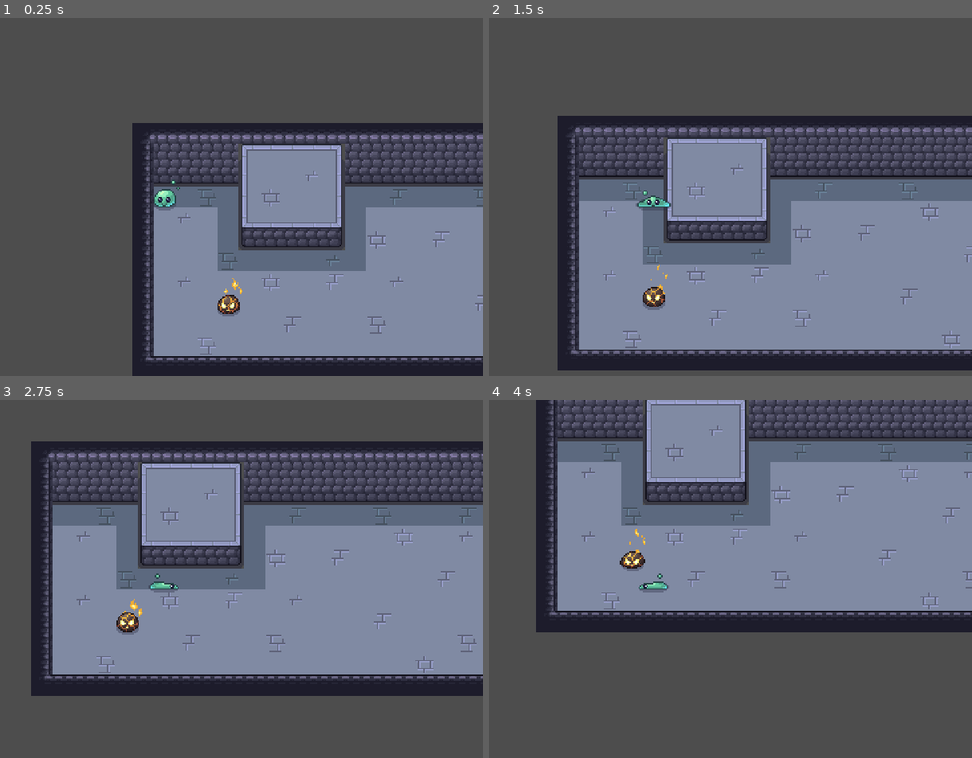
Above: before the commit, frames 1-4 (two rows, left to right).
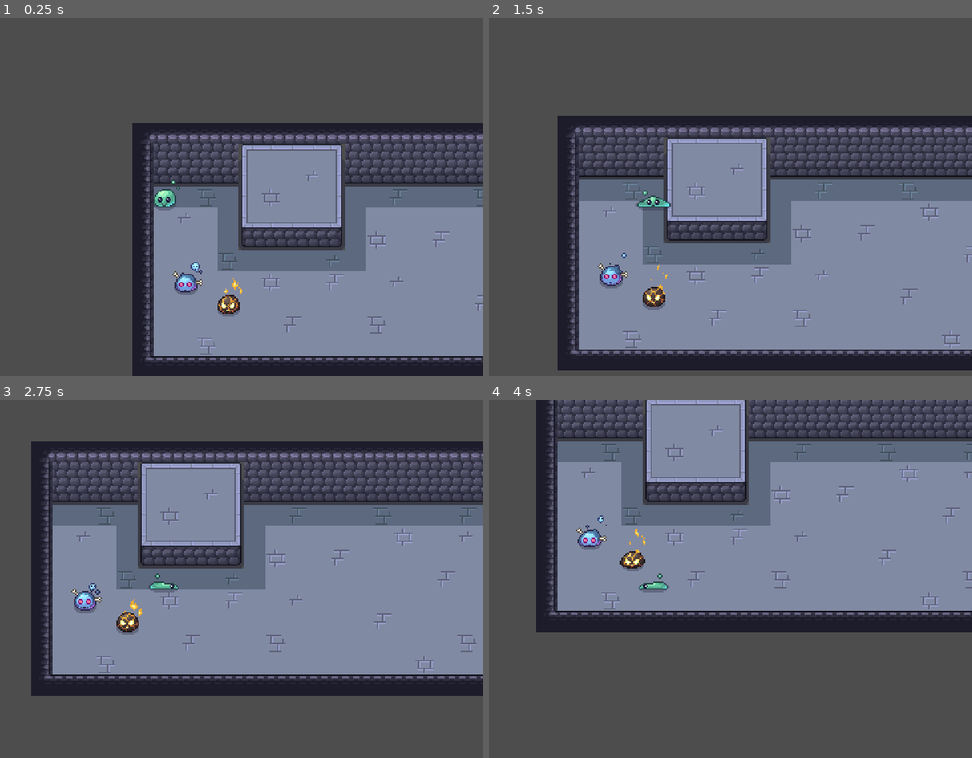
Above: after the commit, the same moments.

Repository: Sidd-T/music-puzzle-2d-rpg
Game: Godot game, scene res://world.tscn
The game is run twice, just before and just after one commit, with the same random seed, the same clock (stepped at 60 frames per second) and the same inputs.
Inputs (mouse positions are in pixels of both pictures, inside the frame that each line leads up to):
- Up to frame 1 (0.25 s): no input
- Up to frame 2 (1.5 s): move the mouse to (793, 179) at 0.52 s; hold Right (ui_right) 0.53-1.28 s; hold 1 (note_1) 0.53-1.28 s; click (793, 179) at 0.67 s; move the mouse to (527, 214) at 1.27 s; hold Down (ui_down) from 1.28 s (still down); tap 2 (note_2) at 1.35 s
- Up to frame 3 (2.75 s): move the mouse to (227, 500) at 2.02 s; release Down (ui_down) at 2.03 s; hold Right (ui_right) from 2.03 s (still down); hold 3 (note_3) from 2.03 s (still down)
- Up to frame 4 (4 s): move the mouse to (619, 650) at 2.77 s; release Right (ui_right) at 2.78 s; release 3 (note_3) at 2.78 s; hold Up (ui_up) 2.78-3.53 s; tap 4 (note_4) at 2.85 s; click (619, 650) at 2.92 s; move the mouse to (846, 632) at 3.52 s; hold Left (ui_left) from 3.53 s (still down); hold 5 (note_5) from 3.53 s (still down)

The runs differ from the first frame. In frame 1, 0.3% of the frame differs, in the area x 35-42%, y 68-78%; in frame 2, 0.3%; in frame 3, 0.3%, in the area x 14-22%, y 51-60%; in frame 4, 0.3%.

Commit message:
added basic functionalty for pushable items

Diff:
--- a/field/gamepiece/gamepiece.gd
+++ b/field/gamepiece/gamepiece.gd
@@ -62,6 +62,7 @@
 # boolean statuses
 var is_moving: bool
 var is_colliding: bool = false
+var is_pushing: bool = false
 
 func _ready() -> void:
 	# To begin, we update the godot editor to show warnings
@@ -191,8 +192,9 @@
 		is_moving = false
 		return
 
-	# overwrite colliision from any previous movement attempt
+	# overwrite collision and pushing from any previous movement attempt
 	is_colliding = false
+	is_pushing = false
 
 	# Get target position (in pixels)
 	target_position = tile_map_layer.map_to_local(curr_path.front())
@@ -205,7 +207,7 @@
 	ray_cast.target_position = dir * TILE_SIZE
 	_get_collision()
 
-	if !is_colliding:
+	if !is_colliding or is_pushing:
 		# Move the Gamepiece, but not the actual sprite, that's in physics process
 		var orig_position := global_position
 		global_position = target_position
@@ -355,12 +357,22 @@
 ## This function is meant to be overriden in child classes to do more stuff
 func _handle_collision() -> void:
 	is_colliding = true
-	_end_movement()
+	var collider = ray_cast.get_collider()
+	if collider is Area2D:
+		# Get the parent of the Area2D to check if it belongs to a Pushable
+		var collider_gamepiece = collider.get_parent()  # This should be the Gamepiece
+		if collider_gamepiece is Pushable:
+			if collider_gamepiece.can_move(dir):
+				is_pushing = true
+				print(is_pushing)
+				collider_gamepiece.step(dir)
+
+	if !is_pushing:
+		_end_movement()
 
 ## Used for any child classes to do anything on each step taken
 func _took_step() -> void:
 	curr_tile = tile_map_layer.local_to_map(global_position)
-	pass
 
 ## Used for any child classes to do anything on each direction update
 func _direction_updated() -> void:
--- /dev/null
+++ b/field/pushable/pushable.gd
@@ -0,0 +1,43 @@
+## A class that extends [Gamepieces] to allow for pushability
+##
+## This class has [member is_pushable] which is a bool to indicate
+## If this Gamepiece is pushable. The [method can_move] method checks
+## for a raycast collision and walkability for the next tile
+class_name Pushable extends Gamepiece
+
+@onready var animation_tree = $AnimationTree
+@onready var animation_state = animation_tree.get("parameters/playback")
+
+## Whether this Gamepiece can be pushed
+var is_pushable: bool
+
+## This function will check the raycast collision and walkability
+## of a target tile in the direction given, and update [member is_pushable] [br][br]
+## [param direction] Should be [Vector2], this is the direction we are trying to push this Gamepiece
+func can_move(direction: Vector2) -> bool:
+
+	is_pushable = true
+
+	# Check raycast collision
+	ray_cast.target_position = direction * TILE_SIZE
+	ray_cast.force_raycast_update()
+	if ray_cast.is_colliding():
+		is_pushable = false
+
+	# Check tile walkability
+	var target_pushable_tile := tile_map_layer.local_to_map(global_position + ray_cast.target_position)
+	var tile_data := tile_map_layer.get_cell_tile_data(target_pushable_tile)
+	if tile_data == null or not tile_data.get_custom_data("walkable"):
+		is_pushable = false
+
+	return is_pushable
+
+func _process(_delta: float) -> void:
+
+	animation_tree.set("parameters/Idle/blend_position", dir)
+	animation_tree.set("parameters/Walk/blend_position", dir)
+
+	if is_moving:
+		animation_state.travel("Walk")
+	else:
+		animation_state.travel("Idle")
--- /dev/null
+++ b/field/pushable/test_pushable.gd
@@ -0,0 +1,11 @@
+extends "res://field/pushable/pushable.gd"
+
+
+# Called when the node enters the scene tree for the first time.
+func _ready() -> void:
+	pass # Replace with function body.
+
+
+# Called every frame. 'delta' is the elapsed time since the previous frame.
+func _process(delta: float) -> void:
+	pass
--- /dev/null
+++ b/field/pushable/test_pushable.tscn
@@ -0,0 +1,205 @@
+[gd_scene load_steps=29 format=3 uid="uid://d35dofaj4cevl"]
+
+[ext_resource type="Script" uid="uid://cab8r2th8bfmf" path="res://field/pushable/pushable.gd" id="1_ne11a"]
+[ext_resource type="Texture2D" uid="uid://bdyo1onowc8u4" path="res://assets/enemies/Slime2/With_shadow/Slime2_Idle_with_shadow.png" id="2_merkx"]
+
+[sub_resource type="AtlasTexture" id="AtlasTexture_hebfx"]
+atlas = ExtResource("2_merkx")
+region = Rect2(0, 0, 64, 64)
+
+[sub_resource type="AtlasTexture" id="AtlasTexture_i7arv"]
+atlas = ExtResource("2_merkx")
+region = Rect2(64, 0, 64, 64)
+
+[sub_resource type="AtlasTexture" id="AtlasTexture_02psg"]
+atlas = ExtResource("2_merkx")
+region = Rect2(128, 0, 64, 64)
+
+[sub_resource type="AtlasTexture" id="AtlasTexture_ueiq1"]
+atlas = ExtResource("2_merkx")
+region = Rect2(192, 0, 64, 64)
+
+[sub_resource type="AtlasTexture" id="AtlasTexture_xxyuo"]
+atlas = ExtResource("2_merkx")
+region = Rect2(256, 0, 64, 64)
+
+[sub_resource type="AtlasTexture" id="AtlasTexture_kjbxv"]
+atlas = ExtResource("2_merkx")
+region = Rect2(320, 0, 64, 64)
+
+[sub_resource type="SpriteFrames" id="SpriteFrames_uu515"]
+animations = [{
+"frames": [{
+"duration": 1.0,
+"texture": SubResource("AtlasTexture_hebfx")
+}, {
+"duration": 1.0,
+"texture": SubResource("AtlasTexture_i7arv")
+}, {
+"duration": 1.0,
+"texture": SubResource("AtlasTexture_02psg")
+}, {
+"duration": 1.0,
+"texture": SubResource("AtlasTexture_ueiq1")
+}, {
+"duration": 1.0,
+"texture": SubResource("AtlasTexture_xxyuo")
+}, {
+"duration": 1.0,
+"texture": SubResource("AtlasTexture_kjbxv")
+}],
+"loop": true,
+"name": &"idle_down",
+"speed": 5.0
+}]
+
+[sub_resource type="AnimationNodeAnimation" id="AnimationNodeAnimation_ne11a"]
+animation = &"idle_down"
+
+[sub_resource type="AnimationNodeAnimation" id="AnimationNodeAnimation_merkx"]
+animation = &"idle_right"
+
+[sub_resource type="AnimationNodeAnimation" id="AnimationNodeAnimation_hebfx"]
+animation = &"idle_up"
+
+[sub_resource type="AnimationNodeAnimation" id="AnimationNodeAnimation_i7arv"]
+animation = &"idle_left"
+
+[sub_resource type="AnimationNodeBlendSpace2D" id="AnimationNodeBlendSpace2D_flok8"]
+blend_point_0/node = SubResource("AnimationNodeAnimation_ne11a")
+blend_point_0/pos = Vector2(0, 1)
+blend_point_1/node = SubResource("AnimationNodeAnimation_merkx")
+blend_point_1/pos = Vector2(1, 0)
+blend_point_2/node = SubResource("AnimationNodeAnimation_hebfx")
+blend_point_2/pos = Vector2(0, -1)
+blend_point_3/node = SubResource("AnimationNodeAnimation_i7arv")
+blend_point_3/pos = Vector2(-1, 0)
+blend_mode = 1
+
+[sub_resource type="AnimationNodeAnimation" id="AnimationNodeAnimation_02psg"]
+animation = &"walk_left"
+
+[sub_resource type="AnimationNodeAnimation" id="AnimationNodeAnimation_ueiq1"]
+animation = &"walk_down"
+
+[sub_resource type="AnimationNodeAnimation" id="AnimationNodeAnimation_xxyuo"]
+animation = &"walk_right"
+
+[sub_resource type="AnimationNodeAnimation" id="AnimationNodeAnimation_kjbxv"]
+animation = &"walk_up"
+
+[sub_resource type="AnimationNodeBlendSpace2D" id="AnimationNodeBlendSpace2D_ym3cp"]
+blend_point_0/node = SubResource("AnimationNodeAnimation_02psg")
+blend_point_0/pos = Vector2(-1, 0)
+blend_point_1/node = SubResource("AnimationNodeAnimation_ueiq1")
+blend_point_1/pos = Vector2(0, 1)
+blend_point_2/node = SubResource("AnimationNodeAnimation_xxyuo")
+blend_point_2/pos = Vector2(1, 0)
+blend_point_3/node = SubResource("AnimationNodeAnimation_kjbxv")
+blend_point_3/pos = Vector2(0, -1)
+blend_mode = 1
+
+[sub_resource type="AnimationNodeStateMachineTransition" id="AnimationNodeStateMachineTransition_kac8u"]
+
+[sub_resource type="AnimationNodeStateMachineTransition" id="AnimationNodeStateMachineTransition_1hddd"]
+
+[sub_resource type="AnimationNodeStateMachineTransition" id="AnimationNodeStateMachineTransition_1crfn"]
+
+[sub_resource type="AnimationNodeStateMachineTransition" id="AnimationNodeStateMachineTransition_i44jw"]
+switch_mode = 2
+
+[sub_resource type="AnimationNodeStateMachineTransition" id="AnimationNodeStateMachineTransition_j16lc"]
+switch_mode = 2
+
+[sub_resource type="AnimationNodeStateMachine" id="AnimationNodeStateMachine_uu515"]
+states/End/position = Vector2(318, 201)
+states/Idle/node = SubResource("AnimationNodeBlendSpace2D_flok8")
+states/Idle/position = Vector2(318, 98)
+states/Start/position = Vector2(189, 100)
+states/Walk/node = SubResource("AnimationNodeBlendSpace2D_ym3cp")
+states/Walk/position = Vector2(510, 100)
+transitions = ["Start", "Idle", SubResource("AnimationNodeStateMachineTransition_kac8u"), "Idle", "Walk", SubResource("AnimationNodeStateMachineTransition_1hddd"), "Walk", "Idle", SubResource("AnimationNodeStateMachineTransition_1crfn"), "Idle", "End", SubResource("AnimationNodeStateMachineTransition_i44jw"), "Walk", "End", SubResource("AnimationNodeStateMachineTransition_j16lc")]
+
+[sub_resource type="Animation" id="Animation_rlllf"]
+length = 0.001
+loop_mode = 1
+tracks/0/type = "value"
+tracks/0/imported = false
+tracks/0/enabled = true
+tracks/0/path = NodePath("AnimatedSprite2D:animation")
+tracks/0/interp = 1
+tracks/0/loop_wrap = true
+tracks/0/keys = {
+"times": PackedFloat32Array(0),
+"transitions": PackedFloat32Array(1),
+"update": 1,
+"values": [&"idle_down"]
+}
+tracks/1/type = "value"
+tracks/1/imported = false
+tracks/1/enabled = true
+tracks/1/path = NodePath("AnimatedSprite2D:frame")
+tracks/1/interp = 1
+tracks/1/loop_wrap = true
+tracks/1/keys = {
+"times": PackedFloat32Array(0),
+"transitions": PackedFloat32Array(1),
+"update": 1,
+"values": [0]
+}
+
+[sub_resource type="Animation" id="Animation_df7aa"]
+resource_name = "idle_down"
+length = 0.9
+loop_mode = 1
+step = 0.15
+tracks/0/type = "value"
+tracks/0/imported = false
+tracks/0/enabled = true
+tracks/0/path = NodePath("AnimatedSprite2D:animation")
+tracks/0/interp = 1
+tracks/0/loop_wrap = true
+tracks/0/keys = {
+"times": PackedFloat32Array(0),
+"transitions": PackedFloat32Array(1),
+"update": 1,
+"values": [&"idle_down"]
+}
+tracks/1/type = "value"
+tracks/1/imported = false
+tracks/1/enabled = true
+tracks/1/path = NodePath("AnimatedSprite2D:frame")
+tracks/1/interp = 1
+tracks/1/loop_wrap = true
+tracks/1/keys = {
+"times": PackedFloat32Array(0, 0.15, 0.3, 0.45000002, 0.6, 0.75),
+"transitions": PackedFloat32Array(1, 1, 1, 1, 1, 1),
+"update": 1,
+"values": [0, 1, 2, 3, 4, 5]
+}
+
+[sub_resource type="AnimationLibrary" id="AnimationLibrary_8dj5n"]
+_data = {
+&"RESET": SubResource("Animation_rlllf"),
+&"idle_down": SubResource("Animation_df7aa")
+}
+
+[node name="TestPushable" type="Node2D" node_paths=PackedStringArray("sprite")]
+script = ExtResource("1_ne11a")
+sprite = NodePath("AnimatedSprite2D")
+move_time = 0.8
+
+[node name="AnimatedSprite2D" type="AnimatedSprite2D" parent="."]
+sprite_frames = SubResource("SpriteFrames_uu515")
+animation = &"idle_down"
+
+[node name="AnimationTree" type="AnimationTree" parent="."]
+tree_root = SubResource("AnimationNodeStateMachine_uu515")
+anim_player = NodePath("../AnimationPlayer")
+parameters/Idle/blend_position = Vector2(0, 0)
+parameters/Walk/blend_position = Vector2(0, 0)
+
+[node name="AnimationPlayer" type="AnimationPlayer" parent="."]
+libraries = {
+&"": SubResource("AnimationLibrary_8dj5n")
+}
--- /dev/null
+++ b/node_2d.gd
@@ -0,0 +1,11 @@
+extends "res://field/pushable/pushable.gd"
+
+
+# Called when the node enters the scene tree for the first time.
+func _ready() -> void:
+	pass # Replace with function body.
+
+
+# Called every frame. 'delta' is the elapsed time since the previous frame.
+func _process(delta: float) -> void:
+	pass
--- a/world.tscn
+++ b/world.tscn
@@ -1,8 +1,9 @@
-[gd_scene load_steps=6 format=4 uid="uid://btqi0vewf7en7"]
+[gd_scene load_steps=7 format=4 uid="uid://btqi0vewf7en7"]
 
 [ext_resource type="Texture2D" uid="uid://b6xbdsvkmx03h" path="res://assets/environment/dungeon/PNG/walls_floor.png" id="1_fj7yv"]
 [ext_resource type="PackedScene" uid="uid://0vqjw0ednx2q" path="res://player/player.tscn" id="2_tlwt5"]
 [ext_resource type="PackedScene" uid="uid://jufuoaaswbfi" path="res://monsters/test_monster/testMonster.tscn" id="3_tlwt5"]
+[ext_resource type="PackedScene" uid="uid://d35dofaj4cevl" path="res://field/pushable/test_pushable.tscn" id="4_aqk2v"]
 
 [sub_resource type="TileSetAtlasSource" id="TileSetAtlasSource_aqk2v"]
 texture = ExtResource("1_fj7yv")
@@ -367,8 +368,14 @@
 [node name="Player" parent="Field" node_paths=PackedStringArray("tile_map_layer") instance=ExtResource("2_tlwt5")]
 unique_name_in_owner = true
 position = Vector2(24, 56)
+move_time = null
 tile_map_layer = NodePath("../TileMapLayer")
 
 [node name="TestMonster" parent="Field" node_paths=PackedStringArray("tile_map_layer") instance=ExtResource("3_tlwt5")]
 position = Vector2(72, 136)
+move_time = null
 tile_map_layer = NodePath("../TileMapLayer")
+
+[node name="TestPushable" parent="Field" node_paths=PackedStringArray("tile_map_layer") instance=ExtResource("4_aqk2v")]
+position = Vector2(40, 120)
+tile_map_layer = NodePath("../TileMapLayer")
Not shown, added: field/pushable/pushable.gd.uid
Not shown, added: field/pushable/test_pushable.gd.uid
Not shown, added: node_2d.gd.uid
